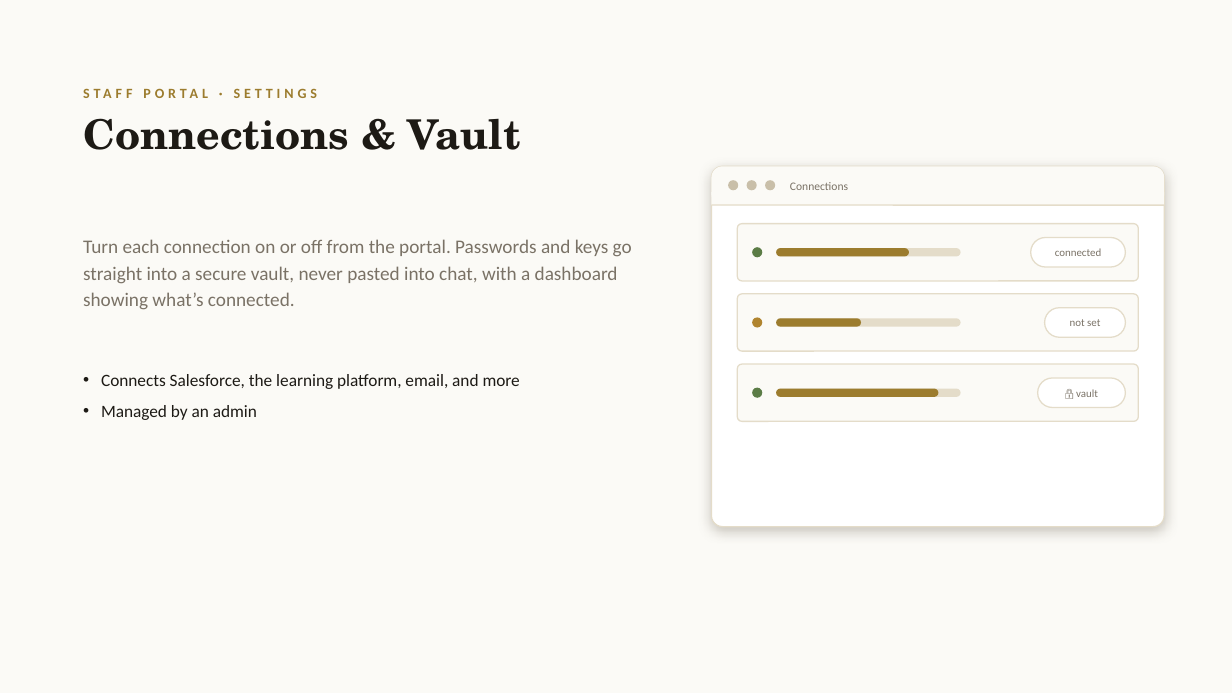
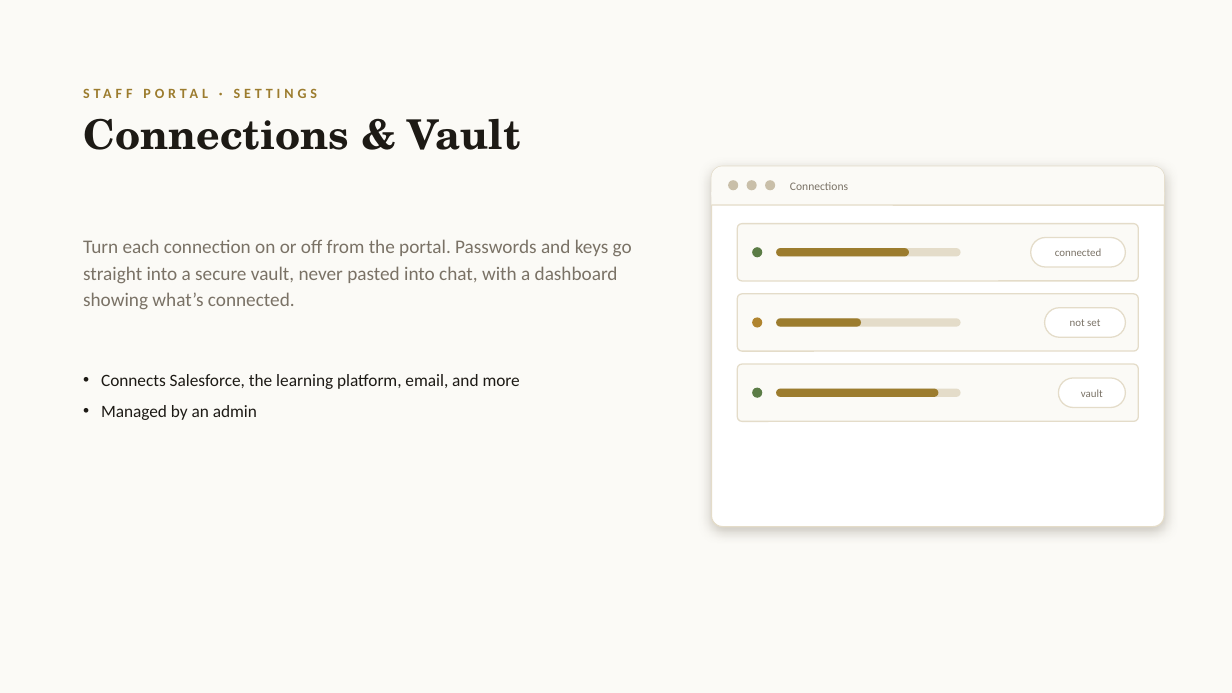
Before and after one commit to arkeo777/Rooted_for_the_Future, a slide deck: slide 17 of Rooted_for_the_Future.pptx. Drawn at 1232x693 pixels with LibreOffice and Linux fonts; fonts in the diff are those of the drawing. Boxes give left, top, right and bottom in pixels: in the first picture for what was removed or moved away, otherwise in the second. Text is boxed around its words. In the diff, an @@ line names an element or a change of style, - is before the commit and + after.

```diff
--- a/Rooted_for_the_Future.pptx
+++ b/Rooted_for_the_Future.pptx
@@ rounded rectangle: place and size @@
-rounded rectangle at [1038,378,1126,408]
+rounded rectangle at [1059,378,1126,408]
@@ text at [1081,389,1103,397]: text changed @@
-🔒 vault
+vault
```
Also in this commit, not shown: 3 other slides changed, 2 other files.
